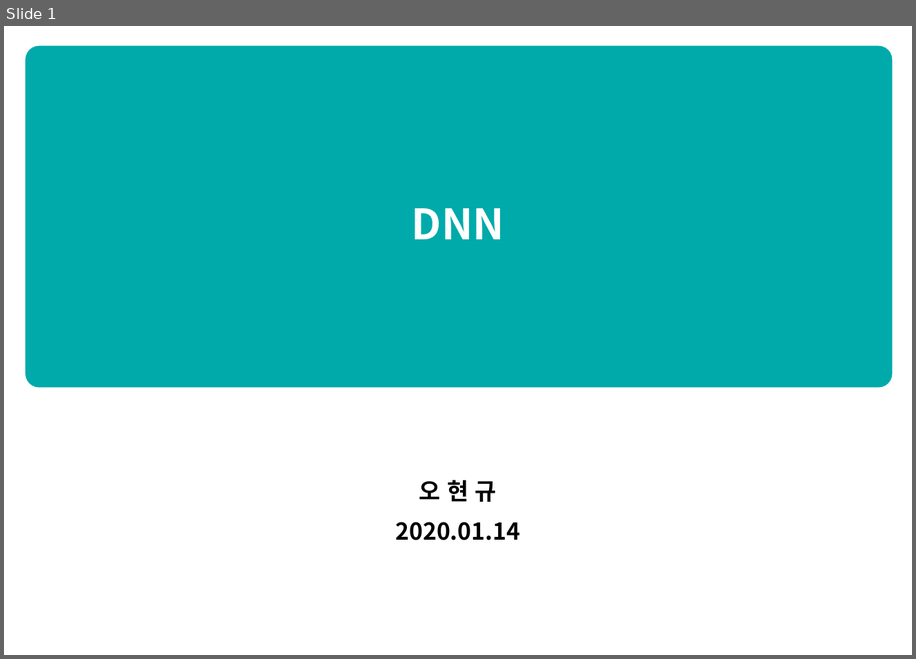
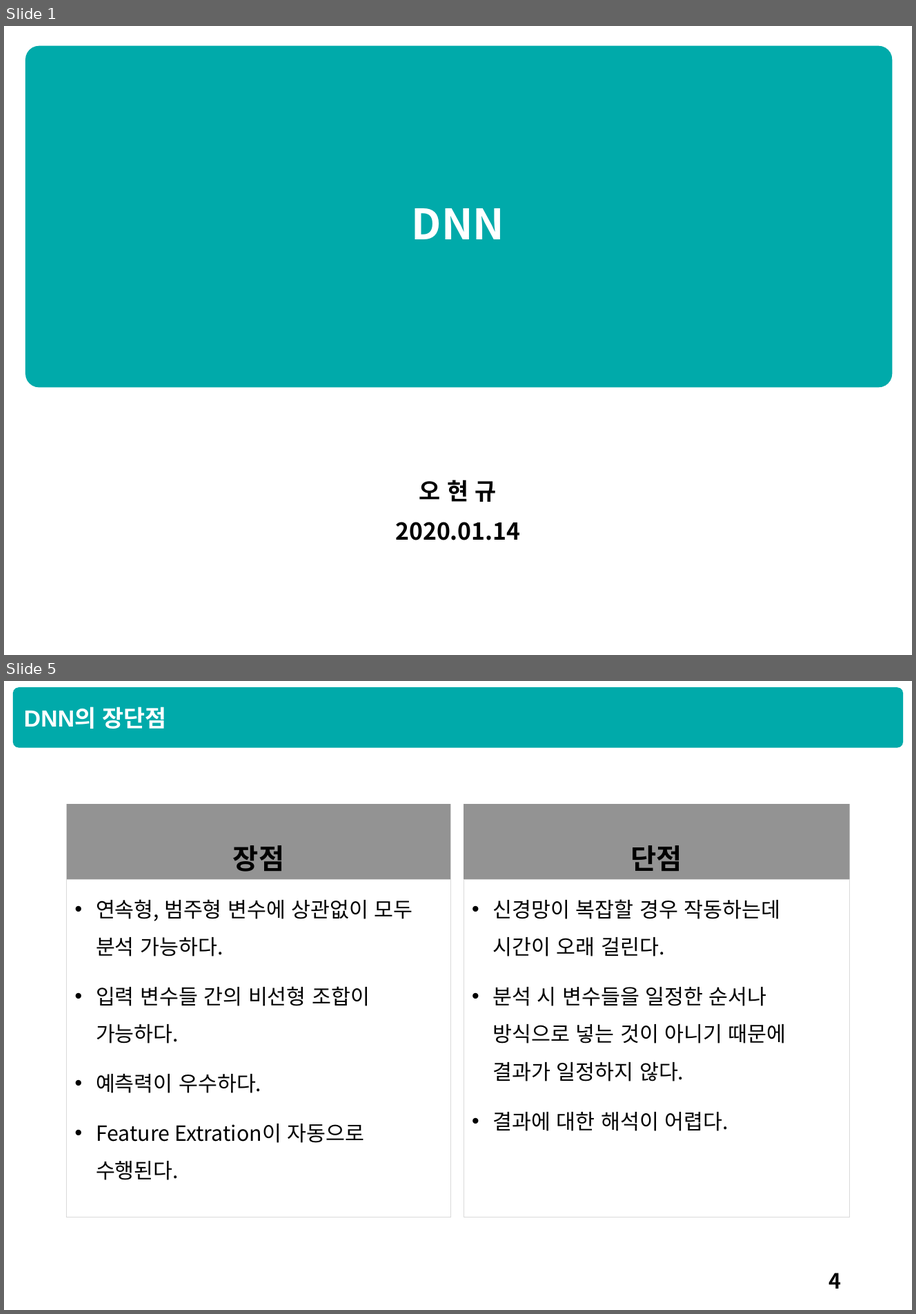
Before and after one commit to HyunQQ/analysis, a slide deck: dnn/dnn_hyunq.pptx. Shown one above the other, each under a label of ours: slide 1 before the commit, slides 1 and 5 after it; the slides between them are not shown. The pictures are 916x659 and 916x1314 pixels, drawn with LibreOffice and Linux fonts; fonts in the diff are those of the drawing. Boxes give left, top, right and bottom in pixels: in the first picture for what was removed or moved away, otherwise in the second. Text is boxed around its words. In the diff, an @@ line names an element or a change of style, - is before the commit and + after.

```diff
--- a/dnn/dnn_hyunq.pptx
+++ b/dnn/dnn_hyunq.pptx
@@ slide 5 added at (4,681,912,1310), background #FFFFFF @@
@@ rounded rectangle added at (13,688,904,748), fill #00AAAA @@
@@ text added at (24,707,167,729), 20 pt, text #FFFFFF, bold @@
+DNN의 장단점
@@ text added at (67,805,451,880), fill #939393, 24 pt, text #000000, bold @@
+장점
@@ text added at (464,805,850,880), fill #939393, 24 pt, text #000000, bold @@
+단점
@@ text added at (67,880,451,1218), outline #D9D9D9 0.75 pt, 18 pt, text #000000 @@
+• 연속형, 범주형 변수에 상관없이 모두 분석 가능하다.
+• 입력 변수들 간의 비선형 조합이 가능하다.
+• 예측력이 우수하다.
+• Feature Extration이 자동으로 수행된다.
@@ text added at (464,880,850,1218), outline #D9D9D9 0.75 pt, 18 pt, text #000000 @@
+• 신경망이 복잡할 경우 작동하는데 시간이 오래 걸린다.
+• 분석 시 변수들을 일정한 순서나 방식으로 넣는 것이 아니기 때문에 결과가 일정하지 않다.
+• 결과에 대한 해석이 어렵다.
@@ page number added at (829,1272,842,1288), 18 pt, text #000000 @@
+4
```
Also in this commit, not shown: 9 slides changed, 4 other slides added, 2 slides removed, 1 other file.
